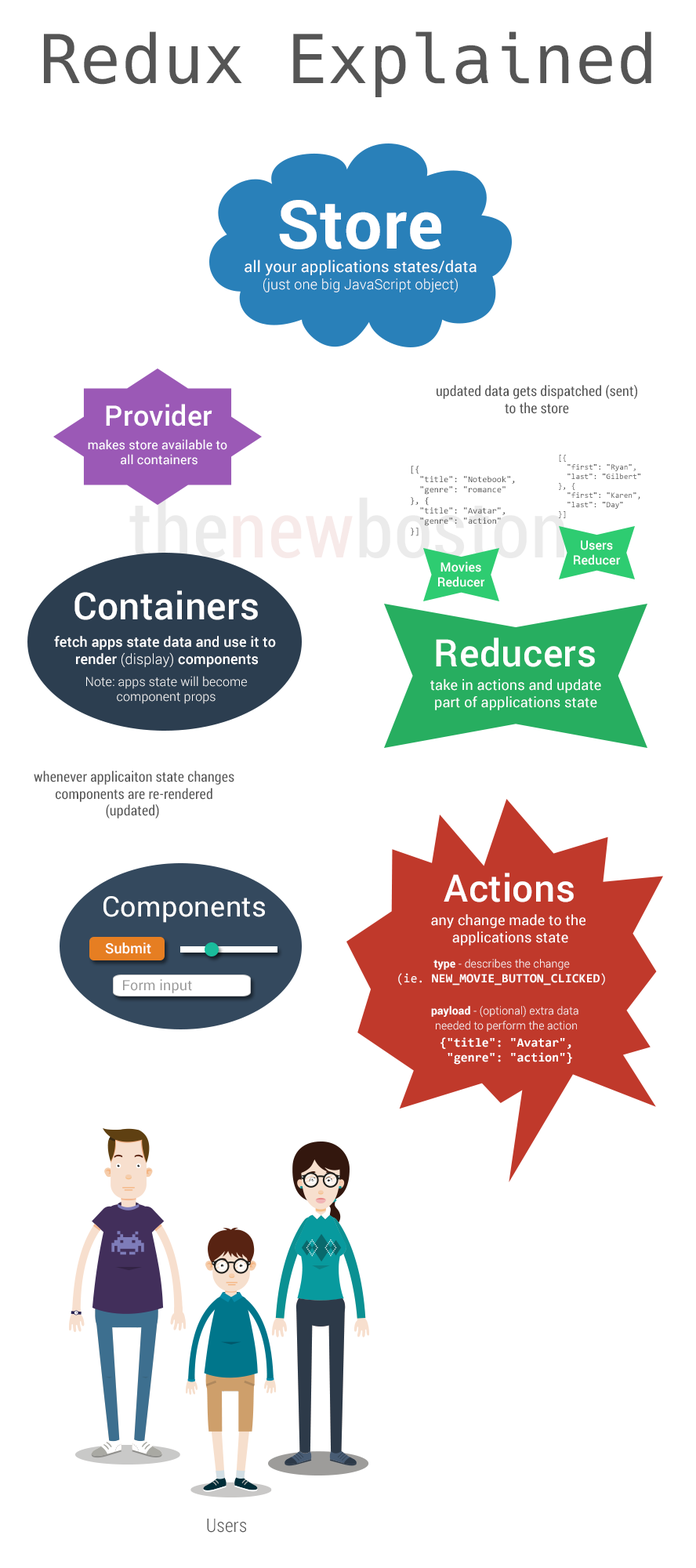
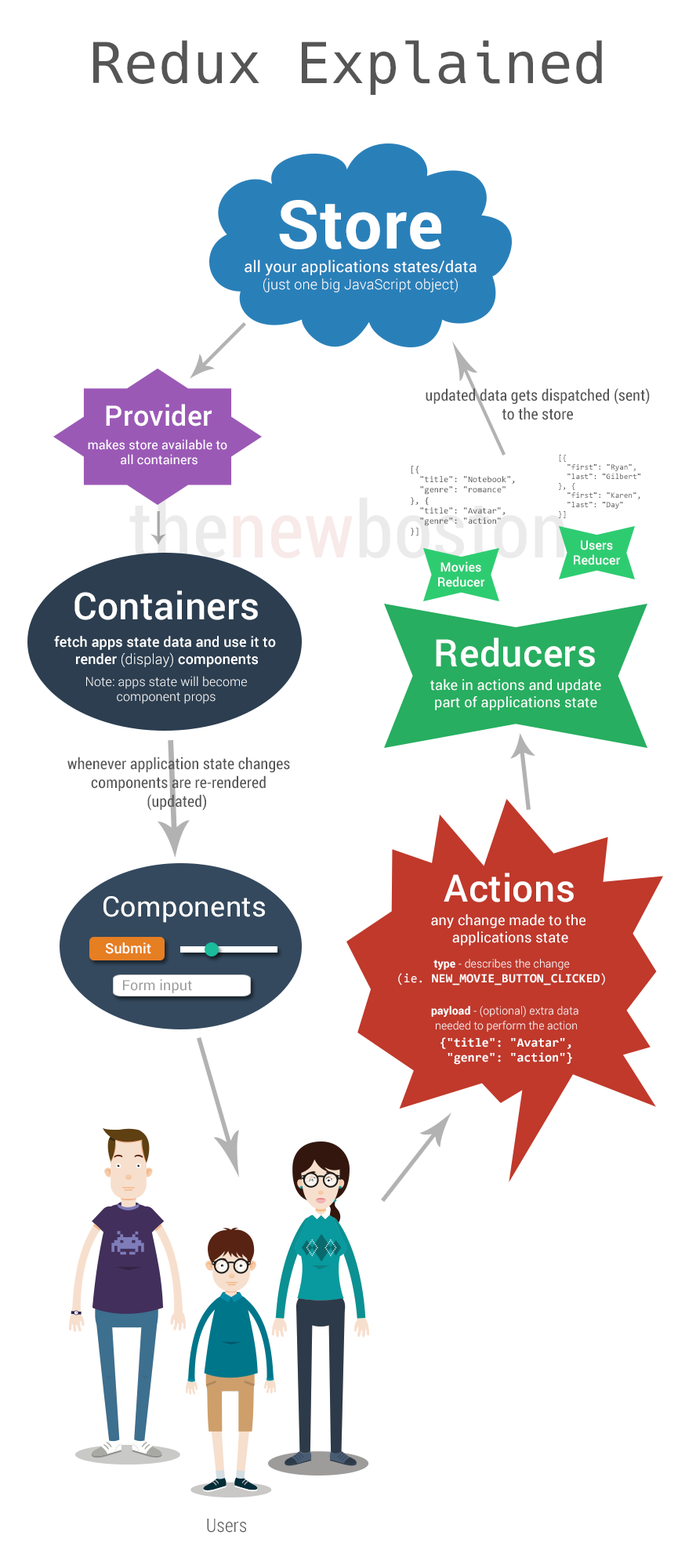
Layered file, before and after one edit (696×1568). Changes by layer:
painted on "Redux Explained" over [43, 31, 652, 98]
painted on "updated data gets dispatched (sent) to the store" over [425, 384, 650, 421]
renamed "whenever applicaiton state changes components are re-rendered" to "whenever application state changes components are re-rendered", painted on it over [33, 756, 291, 819]
added group "arrows" (30%) with 7 layers above "thenewboston" over [150, 322, 536, 1202]
added layer "Shape 11" in group "arrows" over [381, 1112, 452, 1202]
added layer "Shape 10" in group "arrows" over [196, 1037, 240, 1178]
added layer "Shape 9" in group "arrows" over [452, 341, 506, 456]
added layer "Shape 8" in group "arrows" over [510, 733, 536, 810]
added layer "arrow_3" in group "arrows" over [150, 511, 167, 545]
added layer "arrow_2" in group "arrows" over [157, 740, 190, 858]
added layer "arrow_1" in group "arrows" over [189, 322, 247, 379]
